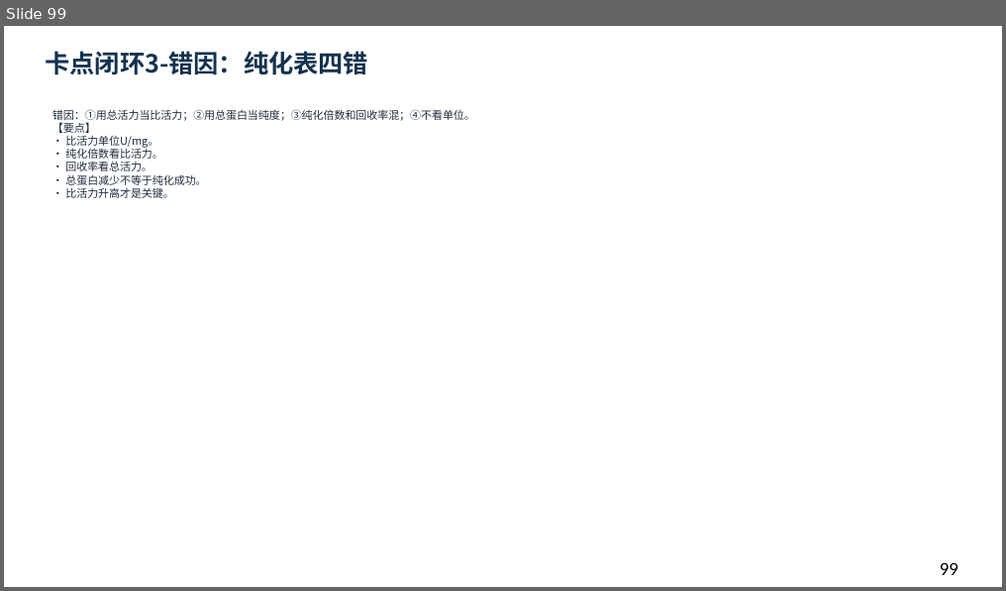
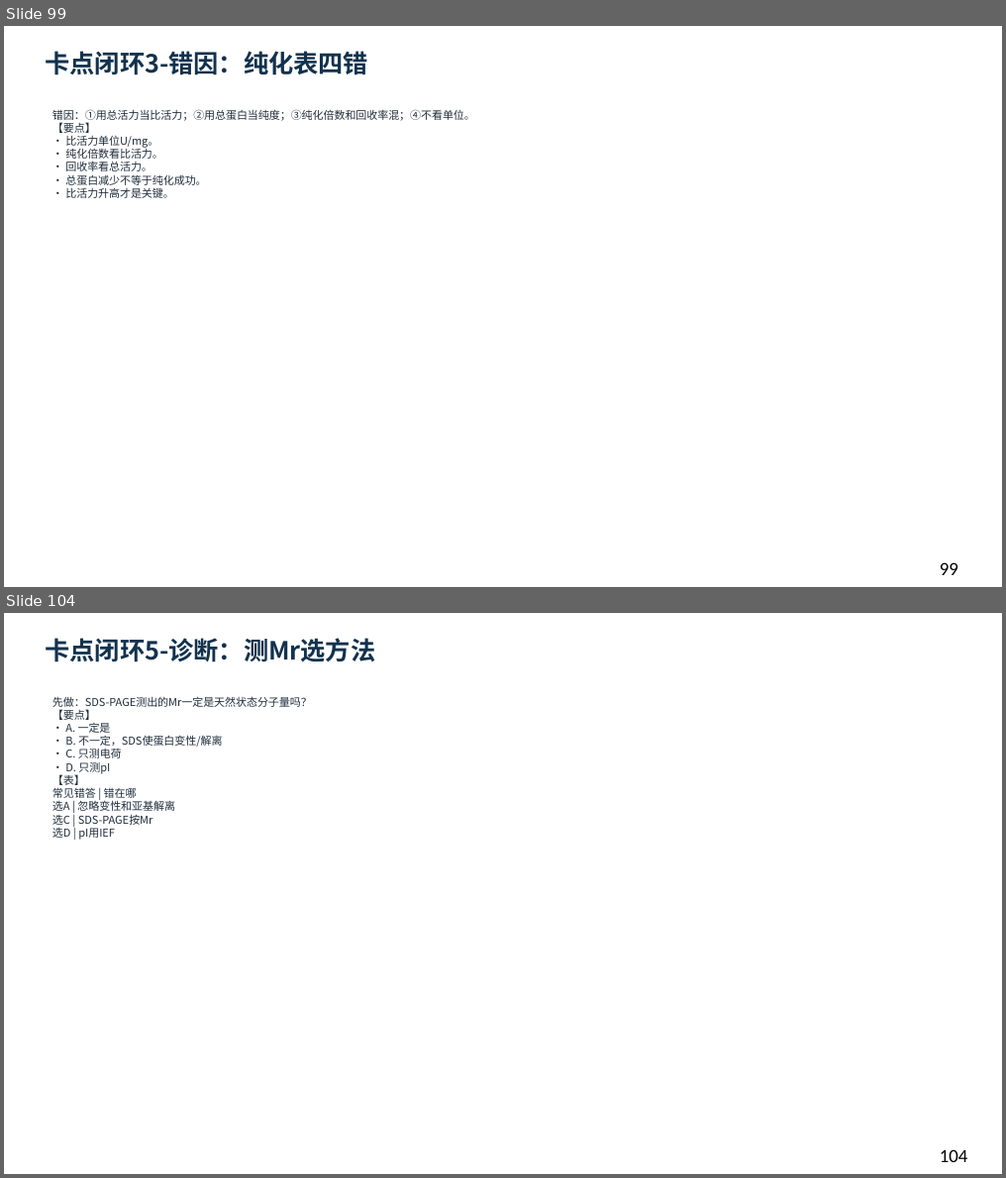
Before and after one commit to newkan-li/Biochemistry, a slide deck: downloads/bc05-ai-style.pptx. Shown one above the other, each under a label of ours: slide 99 before the commit, slides 99 and 104 after it; the slides between them are not shown. The pictures are 1006x591 and 1006x1178 pixels, drawn with LibreOffice and Linux fonts; fonts in the diff are those of the drawing. Boxes give left, top, right and bottom in pixels: in the first picture for what was removed or moved away, otherwise in the second. Text is boxed around its words. In the diff, an @@ line names an element or a change of style, - is before the commit and + after.

```diff
--- a/downloads/bc05-ai-style.pptx
+++ b/downloads/bc05-ai-style.pptx
@@ slide 104 added at <box>4,613,1002,1174</box>, background #FFFFFF @@
@@ text added at <box>45,638,375,663</box>, 24 pt, text #12324D, bold @@
+卡点闭环5-诊断：测Mr选方法
@@ text added at <box>53,696,312,840</box>, 10.5 pt, text #202D3C @@
+先做：SDS-PAGE测出的Mr一定是天然状态分子量吗？
+【要点】
+• A. 一定是
+• B. 不一定，SDS使蛋白变性/解离
+• C. 只测电荷
+• D. 只测pI
+【表】
+常见错答 | 错在哪
+选A | 忽略变性和亚基解离
+选C | SDS-PAGE按Mr
+选D | pI用IEF
@@ text added at <box>940,1150,968,1162</box>, 18 pt, text #000000 @@
+104
```
Also in this commit, not shown: 1 slide changed, 7 other slides added, 22 other files.
